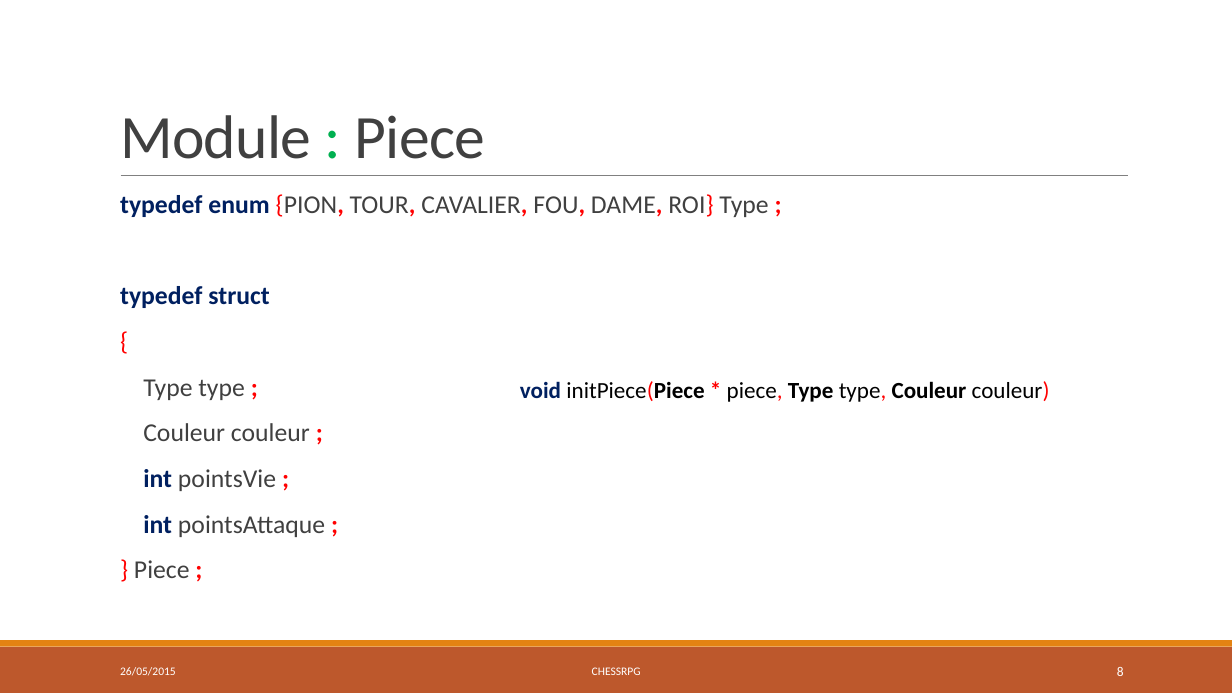
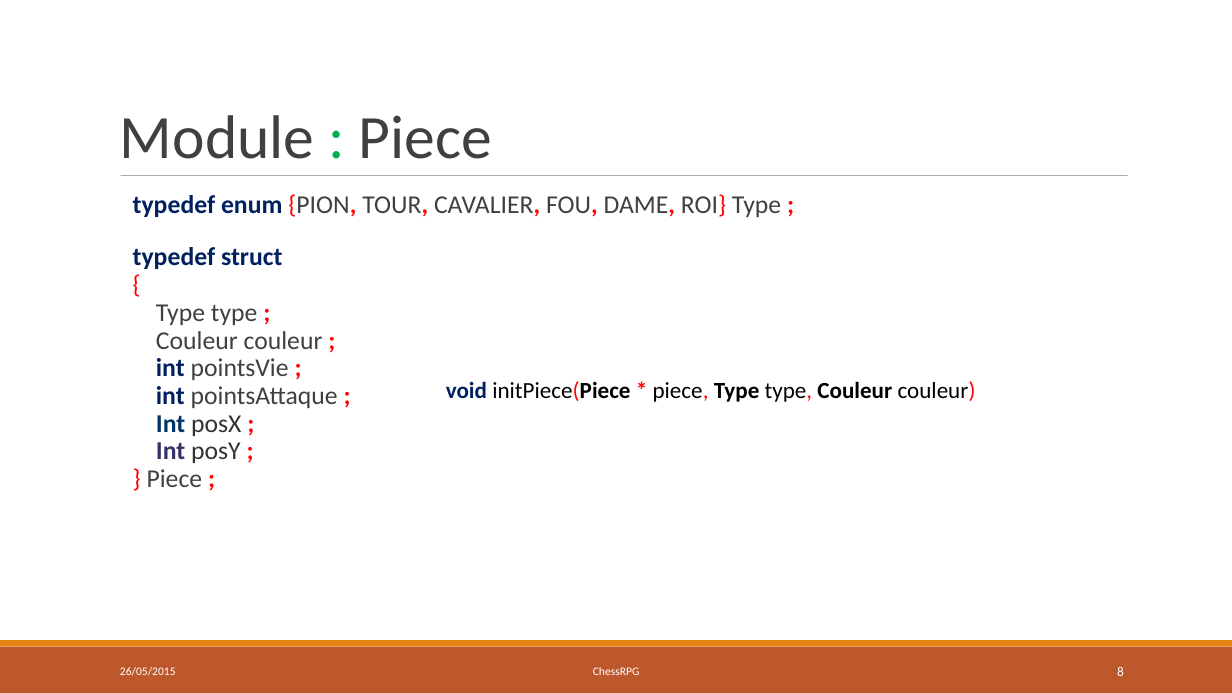
Before and after one commit to chessRPG/master, a slide deck: slide 8 of ChessRPG-présentation.pptx. Drawn at 1232x693 pixels with LibreOffice and Linux fonts; fonts in the diff are those of the drawing. Boxes give left, top, right and bottom in pixels: in the first picture for what was removed or moved away, otherwise in the second. Text is boxed around its words. In the diff, an @@ line names an element or a change of style, - is before the commit and + after.

```diff
--- a/ChessRPG-présentation.pptx
+++ b/ChessRPG-présentation.pptx
@@ text "Module : Piece" at (120, 115, 492, 159): letter spacing -0.5 to 0 pt; line spacing 0.85 to 1 @@
@@ line (121, 176) - (1128, 176): stroke #808080 0.5 pt to #808080 0.51 pt @@
@@ text at (133, 194, 781, 487): indent changed; less space between paragraphs @@
@@ text at (156, 304, 338, 463): text changed @@
-  Type type ;
-  Couleur couleur ;
-  int pointsVie ;
-  int pointsAttaque ;
+  Type type ;
+  Couleur couleur ;
+  int pointsVie ;
+  int pointsAttaque ;
+  Int posX ;
+  Int posY ;
@@ text "void initPiece(Piece * piece, Type ...": place and size @@
-text "void initPiece(Piece * piece, Type ..." at (520, 381, 1050, 402)
+text "void initPiece(Piece * piece, Type ..." at (446, 381, 976, 402)
@@ text at (593, 667, 640, 675): text changed @@
-CHESSRPG
+ChessRPG
```
Also in this commit, not shown: 14 other slides changed, 2 other files.
